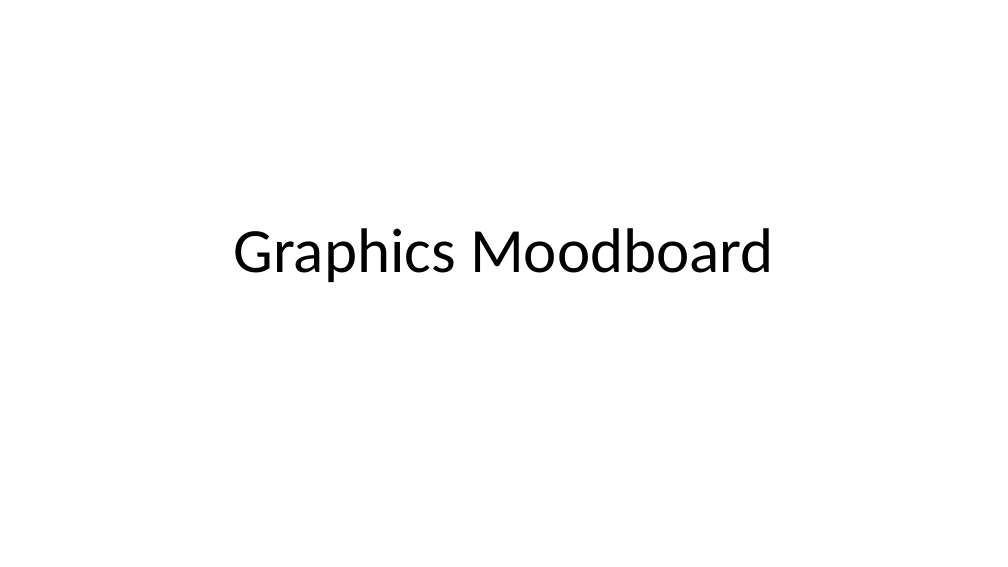
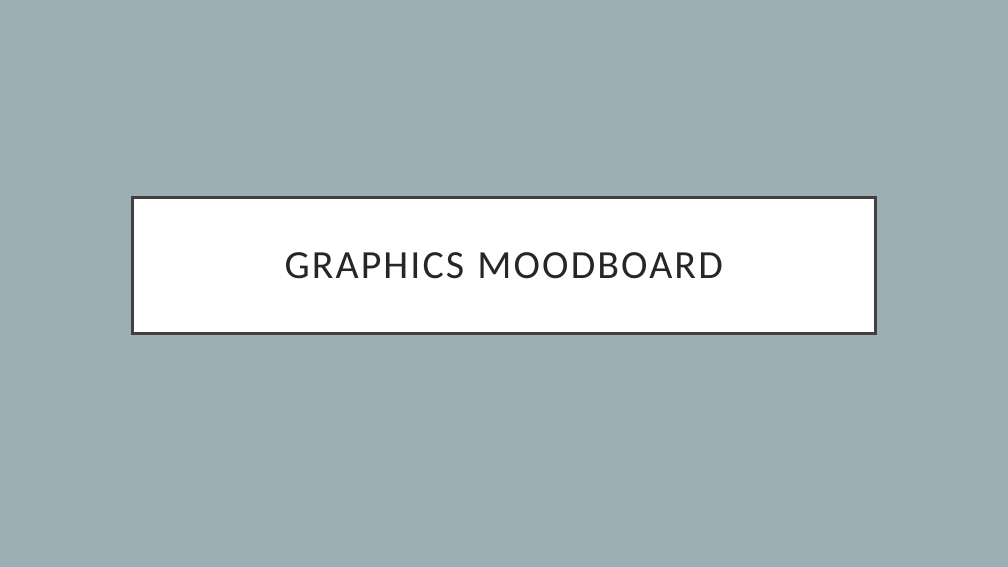
Before and after one commit to KirbyXIV/GraphicsAssignment, a slide deck: slide 1 of Graphics Moodboard.pptx. Drawn at 1008x567 pixels with LibreOffice and Linux fonts; fonts in the diff are those of the drawing. Boxes give left, top, right and bottom in pixels: in the first picture for what was removed or moved away, otherwise in the second. Text is boxed around its words. In the diff, an @@ line names an element or a change of style, - is before the commit and + after.

```diff
--- a/Graphics Moodboard.pptx
+++ b/Graphics Moodboard.pptx
@@ background #FFFFFF to #9BAFB5 @@
@@ title "GRAPHICS MOODBOARD": place and size @@
-title "GRAPHICS MOODBOARD" at [234,228,774,282]
+title "GRAPHICS MOODBOARD" at [132,197,876,333]
@@ title "GRAPHICS MOODBOARD" at [132,197,876,333]: vertical alignment bottom to middle; fill none to #FFFFFF; outline none to #404040 3 pt @@
@@ title at [285,252,722,279]: text changed; size 60 to 38 pt; text colour #000000 to #262626 @@
-Graphics Moodboard
+GRAPHICS MOODBOARD
```
Also in this commit, not shown: 1 other slide changed, 1 slide added, 16 other files.
